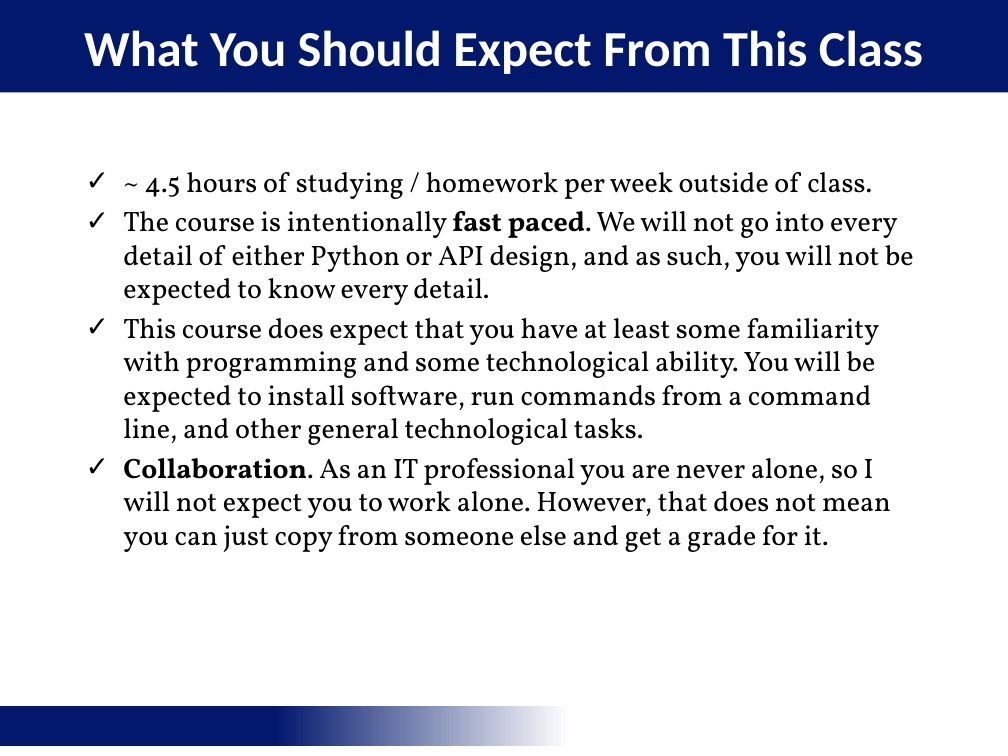
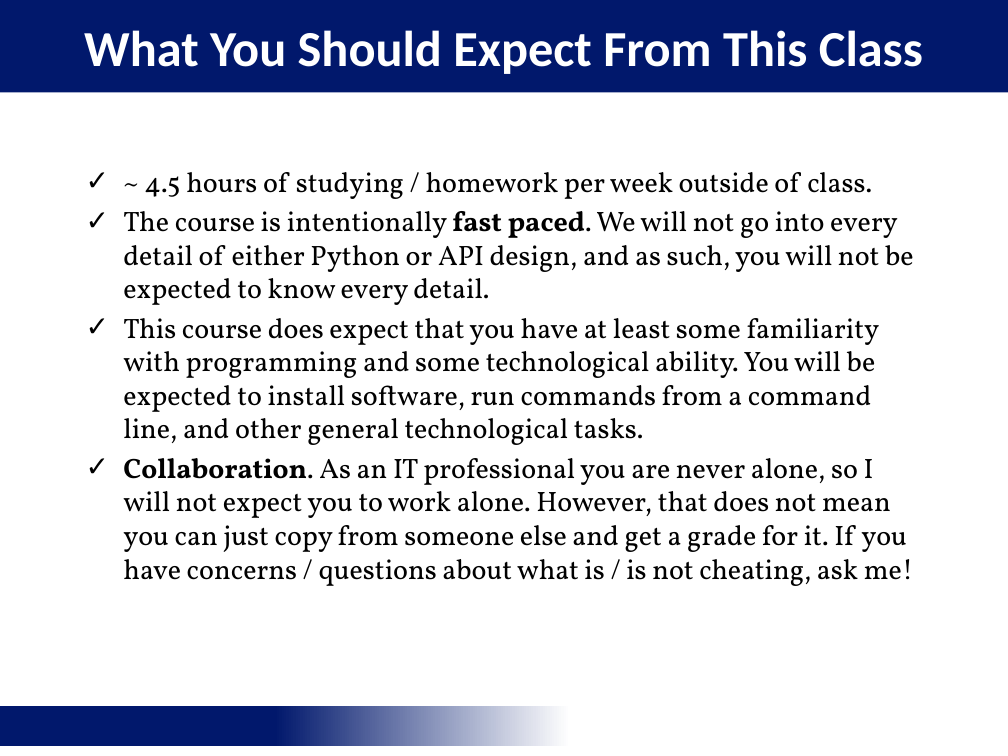
Before and after one commit to jaceiverson/mis-5400-fall-2019, a slide deck: slide 7 of mod_1/MIS_5400_Course_Introduction.pptx. Drawn at 1008x756 pixels with LibreOffice and Linux fonts; fonts in the diff are those of the drawing; background and template pictures are left out. Boxes give left, top, right and bottom in pixels: in the first picture for what was removed or moved away, otherwise in the second. Text is boxed around its words. In the diff, an @@ line names an element or a change of style, - is before the commit and + after.

```diff
--- a/mod_1/MIS_5400_Course_Introduction.pptx
+++ b/mod_1/MIS_5400_Course_Introduction.pptx
@@ text at (123, 458, 914, 586): text changed @@
-✓ Collaboration. As an IT professional you are never alone, so I will not expect you to work alone. However, that does not mean you can just copy from someone else and get a grade for it.
+✓ Collaboration. As an IT professional you are never alone, so I will not expect you to work alone. However, that does not mean you can just copy from someone else and get a grade for it. If you have concerns / questions about what is / is not cheating, ask me!
```
Also in this commit, not shown: 4 other slides changed, 1 slide removed, 6 other files.
